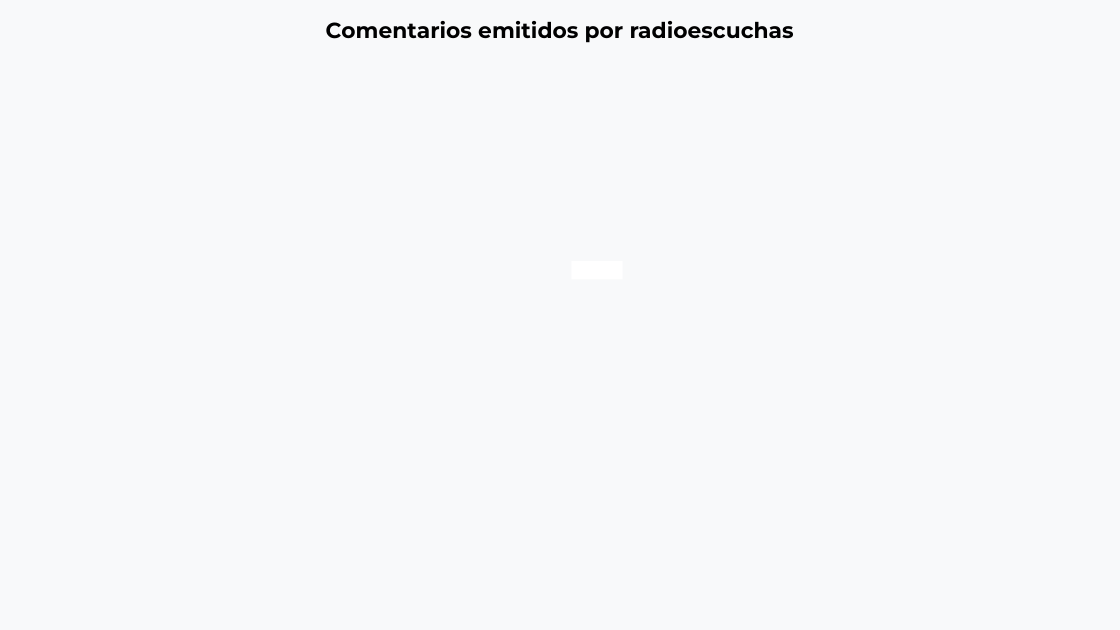
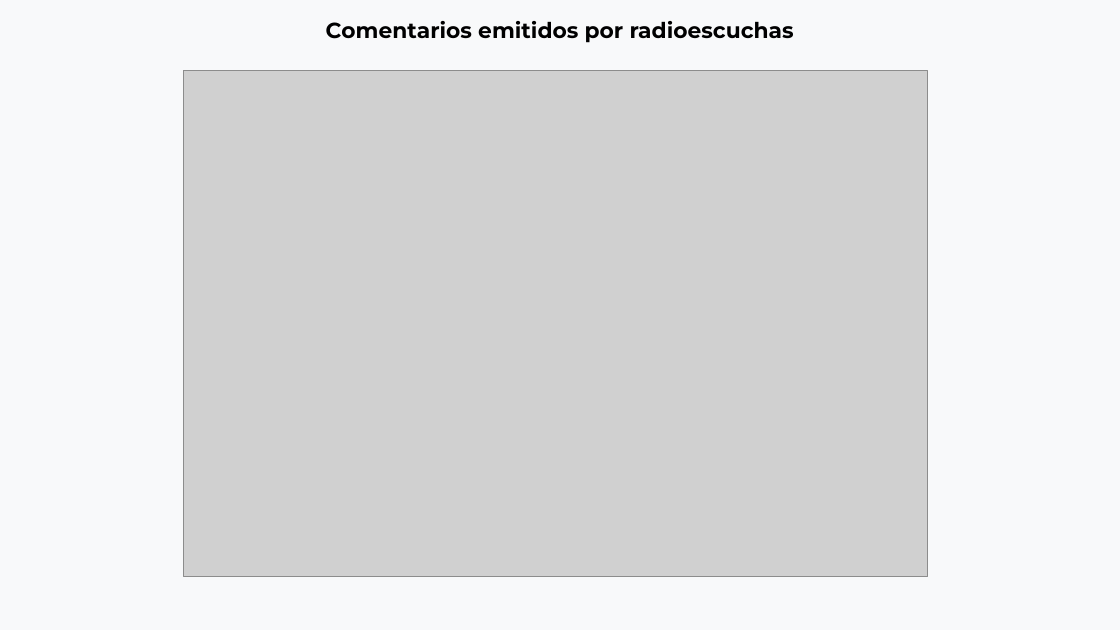
Before and after one commit to thelonious9/Reporteportadas, a slide deck: slide 15 of Reporte 241126.pptx. Drawn at 1120x630 pixels with LibreOffice and Linux fonts; fonts in the diff are those of the drawing; grey boxes stand for pictures; background and template pictures are left out. Boxes give left, top, right and bottom in pixels: in the first picture for what was removed or moved away, otherwise in the second. Text is boxed around its words. In the diff, an @@ line names an element or a change of style, - is before the commit and + after.

```diff
--- a/Reporte 241126.pptx
+++ b/Reporte 241126.pptx
@@ picture added at (x1=184, y1=71, x2=928, y2=577) @@
@@ rectangle removed at (x1=571, y1=261, x2=623, y2=280) @@
```
Also in this commit, not shown: 4 other slides changed, 2 other files.
